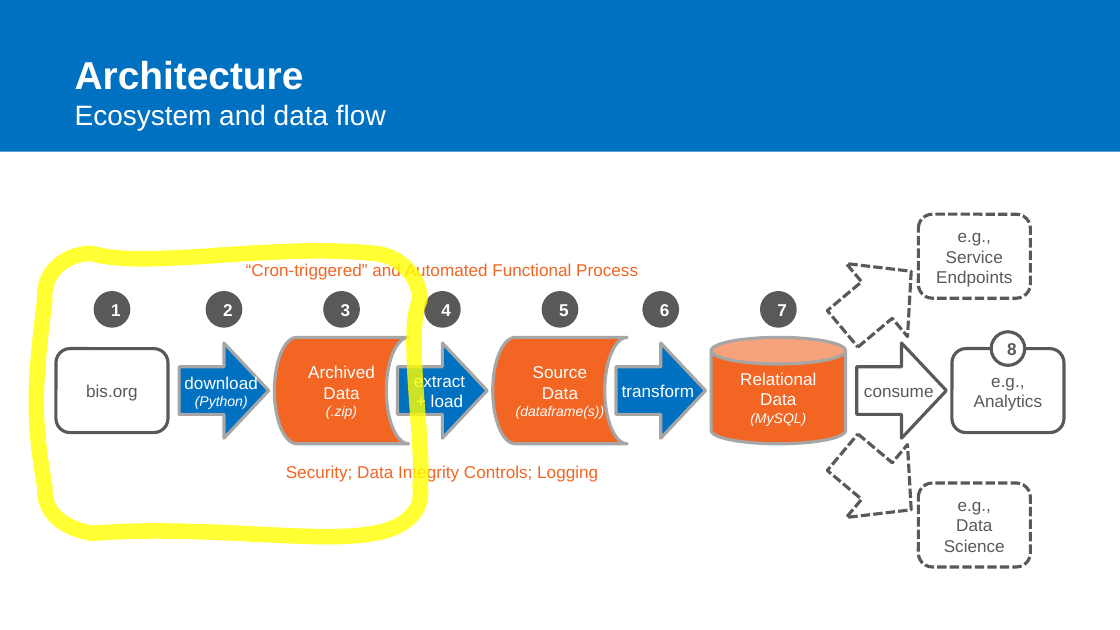
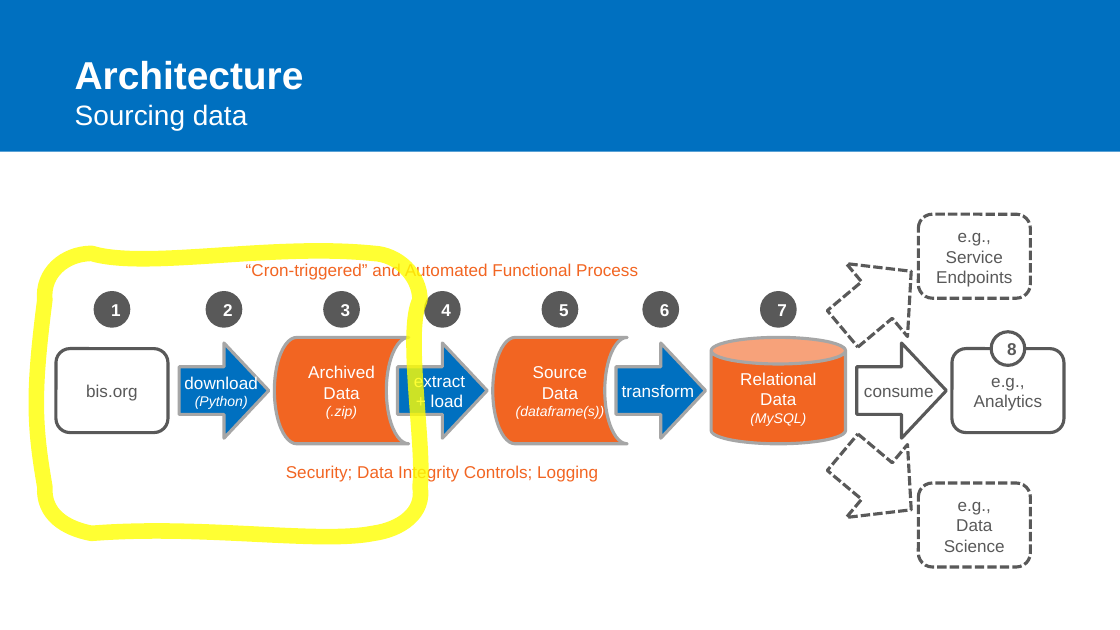
Before and after one commit to lanewhitmore/BIS_Data_Pipeline, a slide deck: slide 6 of docs/ADS507-Team6-Final-Project-Presentation.pptx. Drawn at 1120x630 pixels with LibreOffice and Linux fonts; fonts in the diff are those of the drawing. Boxes give left, top, right and bottom in pixels: in the first picture for what was removed or moved away, otherwise in the second. Text is boxed around its words. In the diff, an @@ line names an element or a change of style, - is before the commit and + after.

```diff
--- a/docs/ADS507-Team6-Final-Project-Presentation.pptx
+++ b/docs/ADS507-Team6-Final-Project-Presentation.pptx
@@ title at (75,60,304,130): text changed; size 18 to 25 pt; bold on @@
-Architecture
-Ecosystem and data flow
+Architecture
+Sourcing data
```
Also in this commit, not shown: 3 other slides changed.
